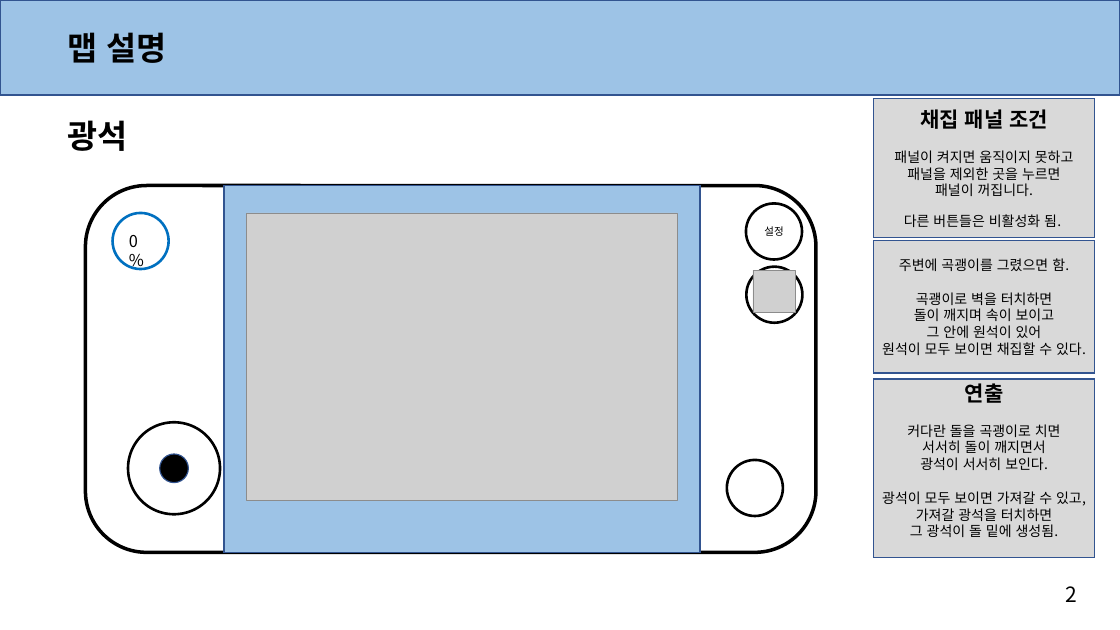
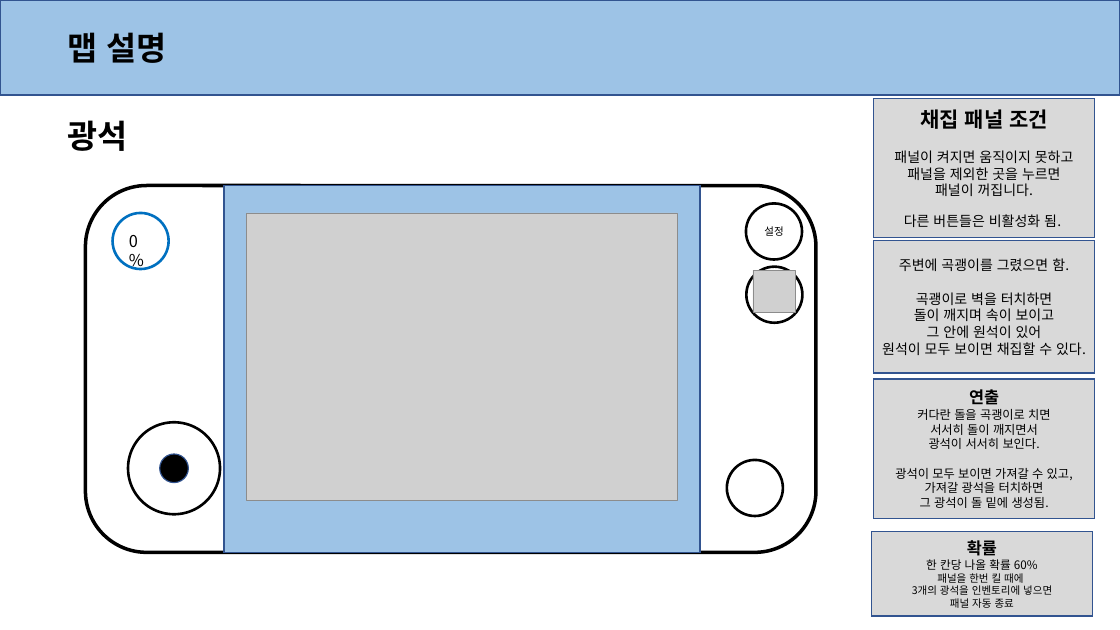
Before and after one commit to anglik0370/EscapeIsland, a slide deck: slide 5 of Document/시스템/채집 시스템.pptx. Drawn at 1120x630 pixels with LibreOffice and Linux fonts; fonts in the diff are those of the drawing; grey boxes stand for pictures. Boxes give left, top, right and bottom in pixels: in the first picture for what was removed or moved away, otherwise in the second. Text is boxed around its words. In the diff, an @@ line names an element or a change of style, - is before the commit and + after.

Commit message:
채집 시스템 광석 확률 추가

```diff
--- a/Document/시스템/채집 시스템.pptx
+++ b/Document/시스템/채집 시스템.pptx
@@ rectangle "연출": place and size @@
-rectangle "연출" at box(874, 379, 1095, 558)
+rectangle "연출" at box(874, 379, 1095, 518)
@@ rectangle "연출" at box(874, 379, 1095, 518): size 18 to 14 pt in "연출"; size 12 to 10.5 pt @@
@@ rectangle added at box(871, 532, 1092, 617), fill #D9D9D9, outline #325491 1 pt, 9 pt, text #000000 @@
+확률
+한 칸당 나올 확률 60%
+패널을 한번 킬 때에
+3개의 광석을 인벤토리에 넣으면
+패널 자동 종료
@@ text removed at box(1065, 586, 1077, 602) @@
-2
```
